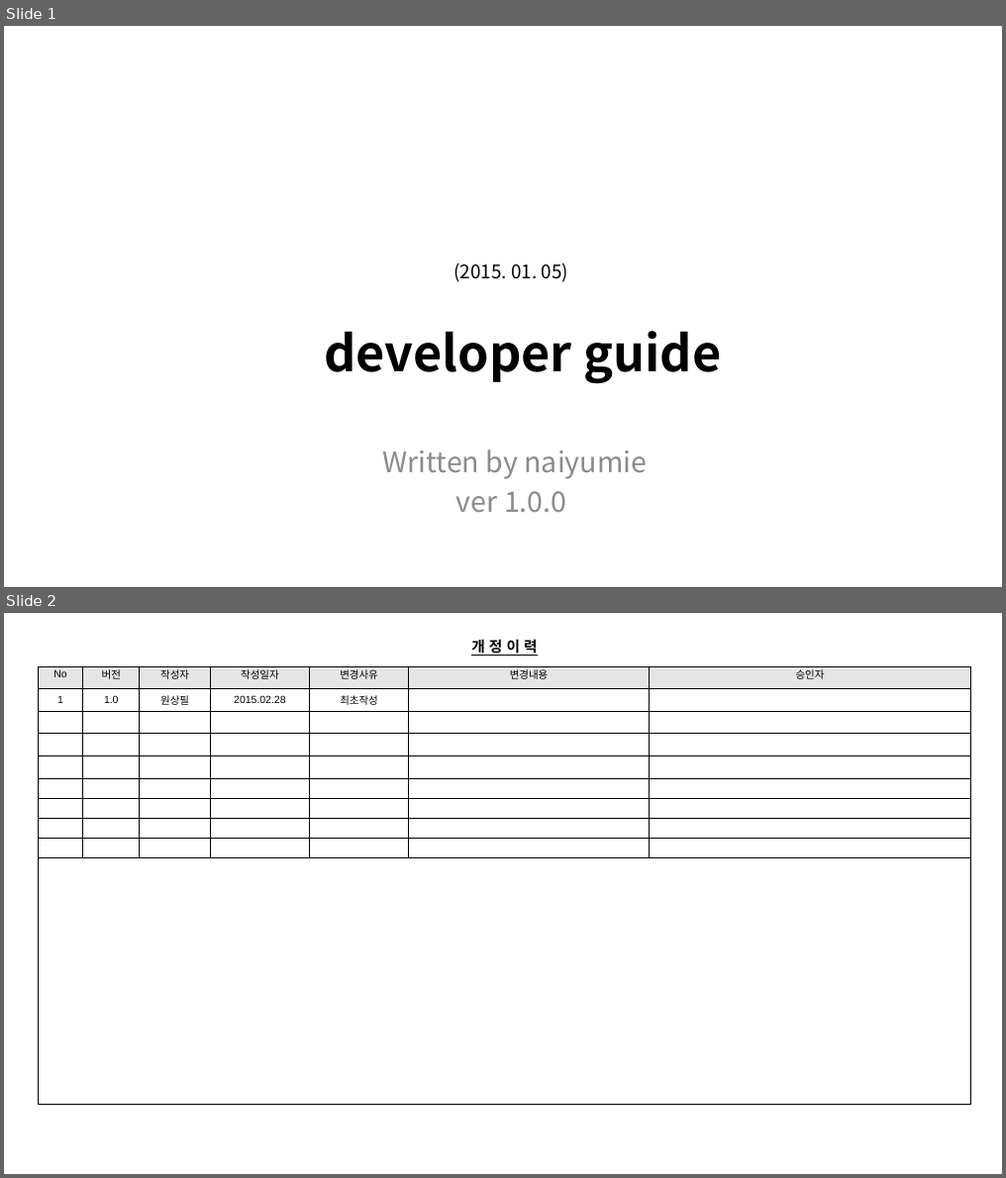
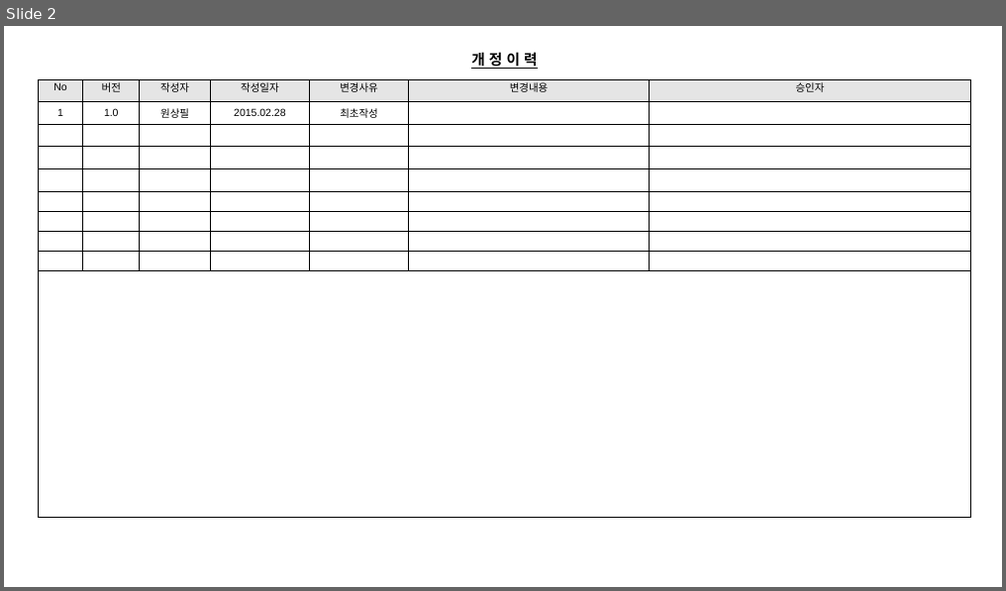
Before and after one commit to naiyumie/nboard, a slide deck: ref/00.architect/03. developer guide(프로그램 작성 가이드).pptx. Shown one above the other, each under a label of ours: slides 1 and 2 before the commit, slide 2 after it. The pictures are 1006x1178 and 1006x591 pixels, drawn with LibreOffice and Linux fonts; fonts in the diff are those of the drawing; background and template pictures are left out. Boxes give left, top, right and bottom in pixels: in the first picture for what was removed or moved away, otherwise in the second. Text is boxed around its words. In the diff, an @@ line names an element or a change of style, - is before the commit and + after.

```diff
--- a/ref/00.architect/03. developer guide(프로그램 작성 가이드).pptx
+++ b/ref/00.architect/03. developer guide(프로그램 작성 가이드).pptx
@@ slide 1 removed at [4,26,1002,587], background picture (left out) @@
@@ text removed at [454,263,568,282] @@
-(2015. 01. 05)
@@ text removed at [324,331,721,384] @@
-developer guide
@@ text removed at [382,450,648,512] @@
-Written by naiyumie
-ver 1.0.0
```
Also in this commit, not shown: 1 slide added, 45 other files.
